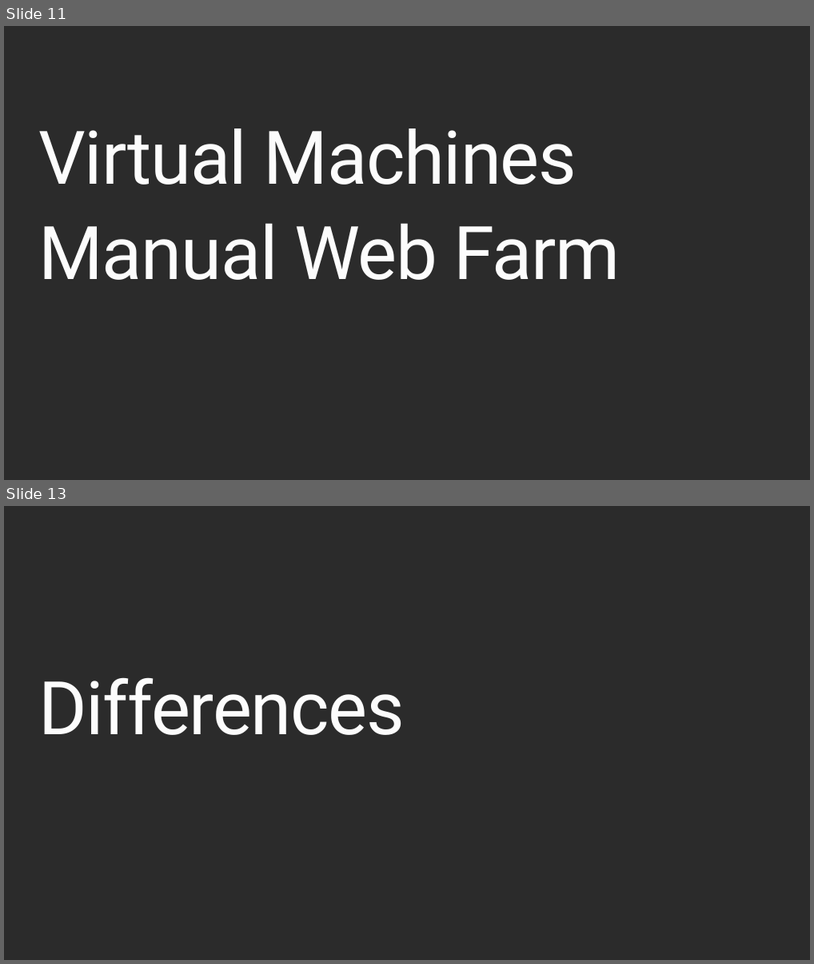
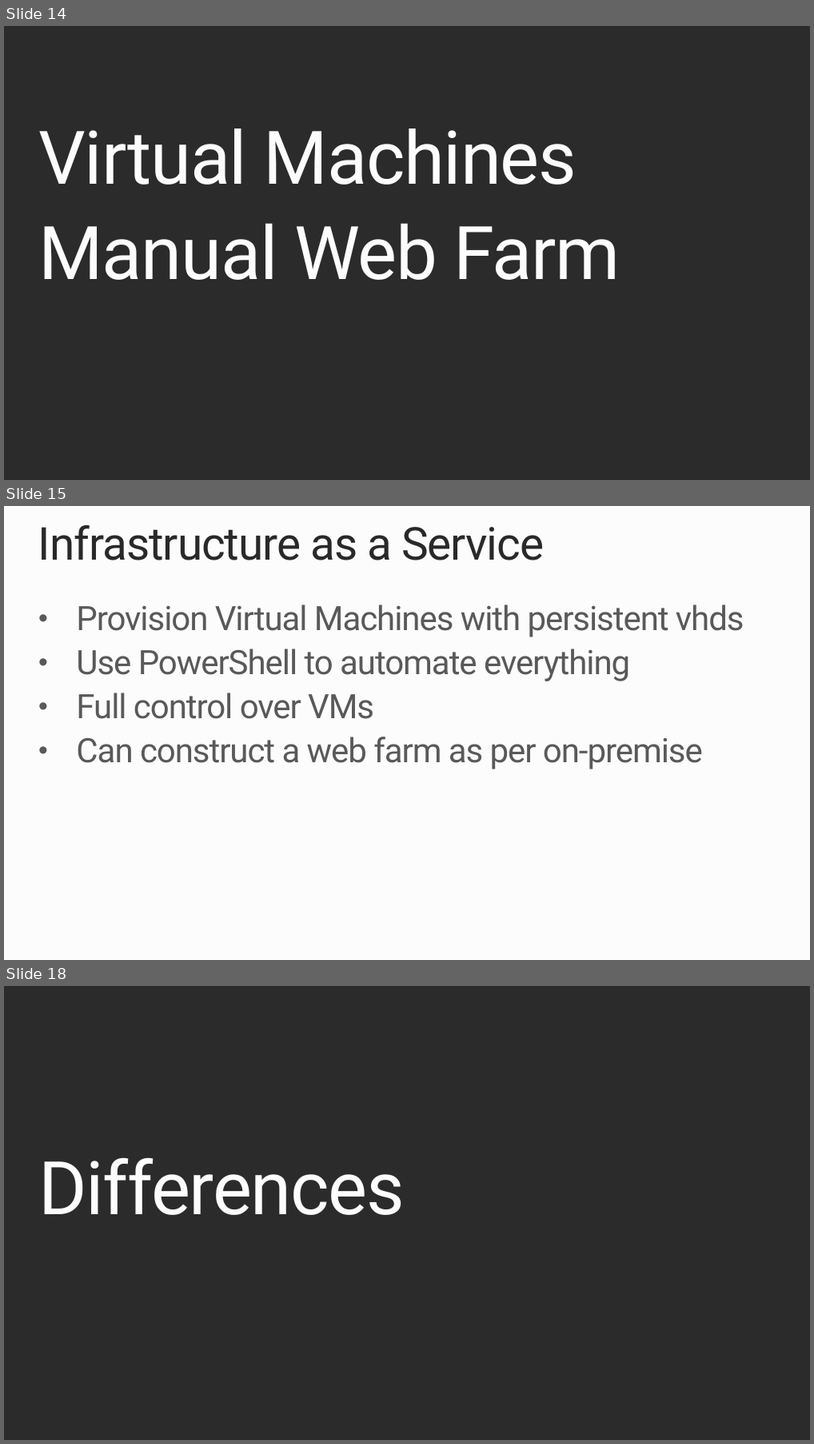
Before and after one commit to robdmoore/AzureWebAppsPresentation, a slide deck: Presentation.pptx. Shown one above the other, each under a label of ours: slides 11 and 13 before the commit, slides 14, 15 and 18 after it; the slides between them are not shown. The pictures are 814x964 and 814x1444 pixels, drawn with LibreOffice and Linux fonts; fonts in the diff are those of the drawing; background and template pictures are left out; a plain dark background stands for a picture behind light text. Boxes give left, top, right and bottom in pixels: in the first picture for what was removed or moved away, otherwise in the second. Text is boxed around its words. In the diff, an @@ line names an element or a change of style, - is before the commit and + after.

```diff
--- a/Presentation.pptx
+++ b/Presentation.pptx
@@ slide 15 added at box(4, 506, 810, 960), background #FCFCFC @@
@@ title added at box(38, 525, 544, 560), 54 pt, text #292929 @@
+Infrastructure as a Service
@@ text added at box(76, 604, 745, 769), 40 pt, text #595959 @@
+• Provision Virtual Machines with persistent vhds
+• Use PowerShell to automate everything
+• Full control over VMs
+• Can construct a web farm as per on-premise
@@ what was slide 11 is now slide 14 @@
@@ what was slide 13 is now slide 18 @@
```
Also in this commit, not shown: 2 slides changed, 17 other slides added, 5 slides removed.
